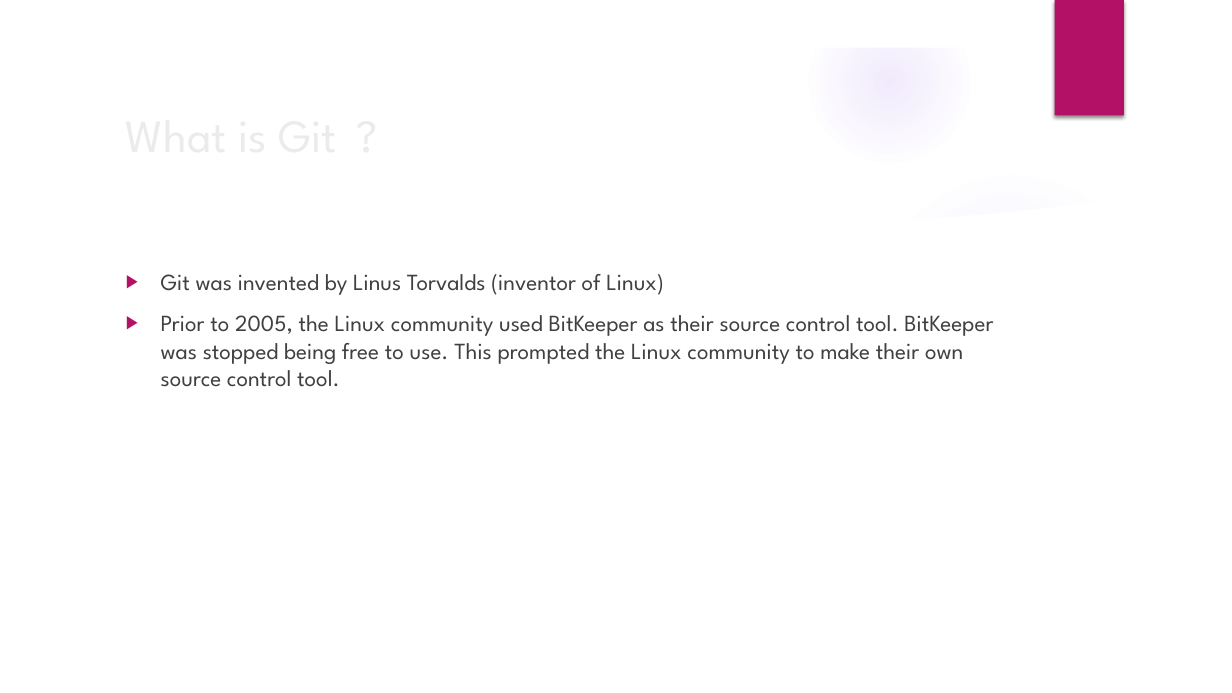
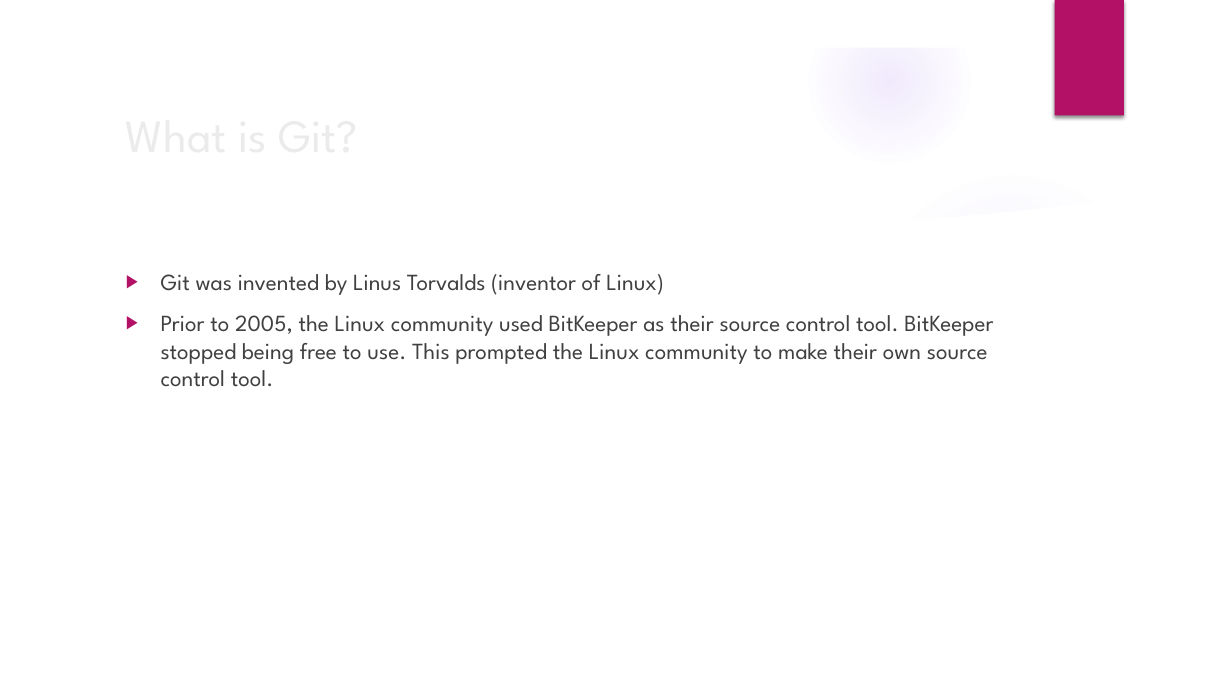
Before and after one commit to cdobos/git_session, a slide deck: slide 5 of Intro to git.pptx (slide 4 before the commit). Drawn at 1232x693 pixels with LibreOffice and Linux fonts; fonts in the diff are those of the drawing; background and template pictures are left out. Boxes give left, top, right and bottom in pixels: in the first picture for what was removed or moved away, otherwise in the second. Text is boxed around its words. In the diff, an @@ line names an element or a change of style, - is before the commit and + after.

```diff
--- a/Intro to git.pptx
+++ b/Intro to git.pptx
@@ title at bbox=[116, 98, 1002, 169]: spaces changed @@
-What is Git ?
+What is Git?
@@ text at bbox=[161, 315, 993, 387]: text changed @@
-▶ Prior to 2005, the Linux community used BitKeeper as their source control tool. BitKeeper was stopped being free to use. This prompted the Linux community to make their own source control tool.
+▶ Prior to 2005, the Linux community used BitKeeper as their source control tool. BitKeeper stopped being free to use. This prompted the Linux community to make their own source control tool.
```
Also in this commit, not shown: 10 other slides changed, 3 slides added, 3 slides removed.
